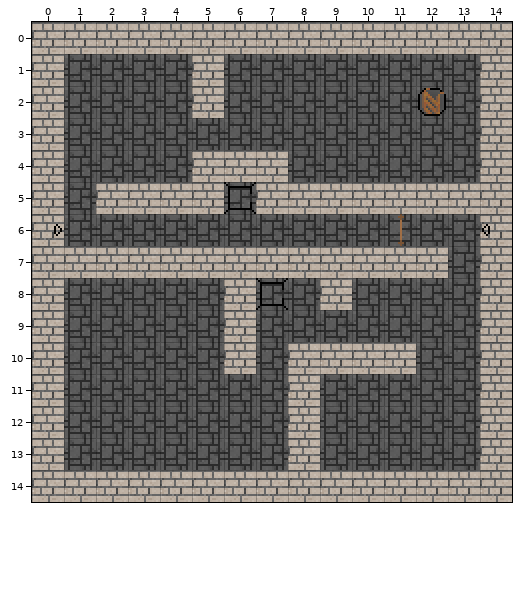
Tiled map -- core/assets/maps/level-1.tmx. Above is the file before it was changed.
Cells are 16x16 px. Shown: x 0..14, y 0..14.
Now the later version:
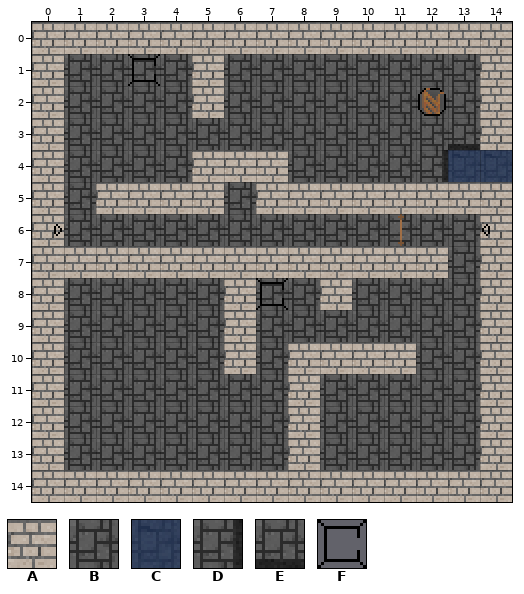
Key: from "terrain": A 0, B 1, C 2, D 8, E 23, F 240.
_ is an empty cell.
Objects are placed by their top-left corner, in cells (3,4 is the top-left corner of cell 3,4); size is 1x1 cell unless given.
Difference:
Layer "terrain":
y 3: x 13 B -> E
y 4: x 12..14 BBA -> DCC
Layer "objects":
changed: F "crate" at 6,5 -> F "crate" at 3,1
Boxes around the changes in both pictures, in picture pixels (x1, y1, x2, y2):
new place: (128, 54, 160, 86)
changed: (442, 144, 512, 182)
old place: (224, 182, 256, 214)
